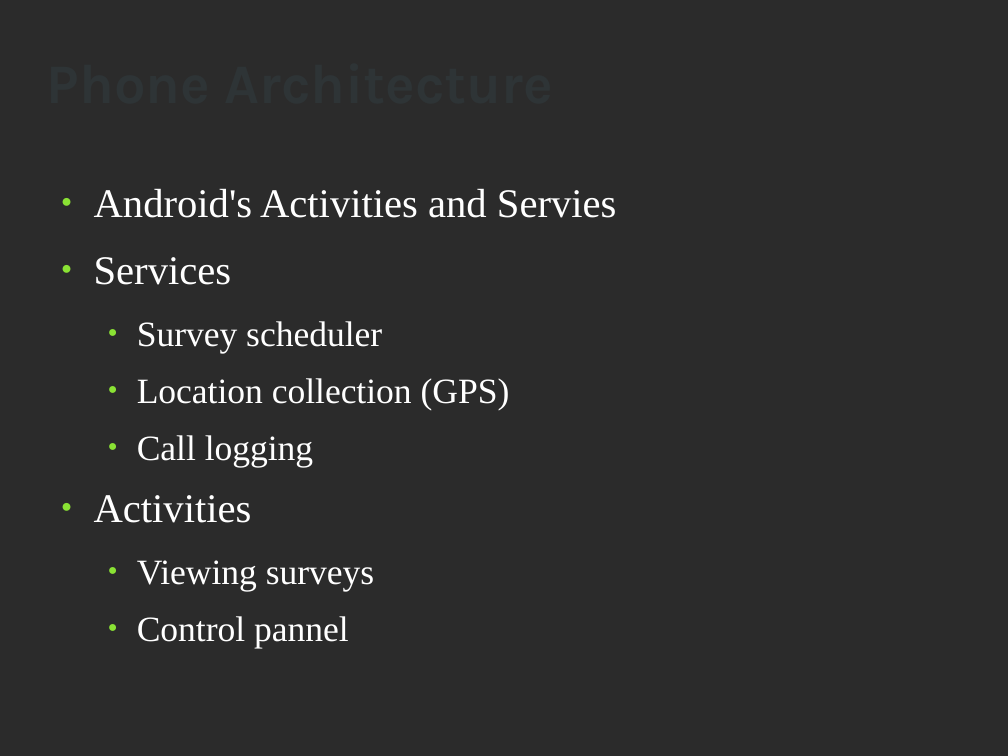
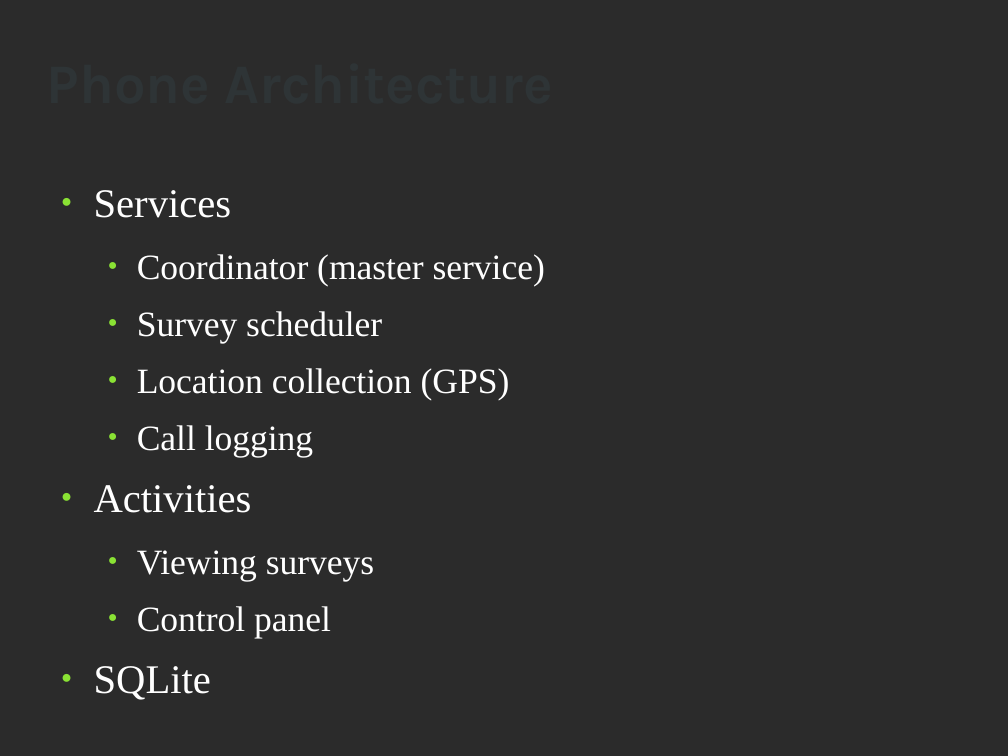
Before and after one commit to aewalker/Survey-Droid, a slide deck: slide 11 of doc/presentation-slides.odp. Drawn at 1008x756 pixels with LibreOffice and Linux fonts; fonts in the diff are those of the drawing; background and template pictures are left out; a plain dark background stands for a picture behind light text. Boxes give left, top, right and bottom in pixels: in the first picture for what was removed or moved away, otherwise in the second. Text is boxed around its words. In the diff, an @@ line names an element or a change of style, - is before the commit and + after.

```diff
--- a/doc/presentation-slides.odp
+++ b/doc/presentation-slides.odp
@@ text at bbox=[94, 188, 617, 218]: paragraph removed @@
-● Android's Activities and Servies
@@ text at bbox=[137, 254, 545, 286]: paragraph added @@
+  ● Coordinator (master service)
@@ text at bbox=[94, 606, 331, 700]: text changed @@
-  ● Control pannel
+  ● Control panel
+● SQLite
```
Also in this commit, not shown: 1 other slide changed, 27 other files.
